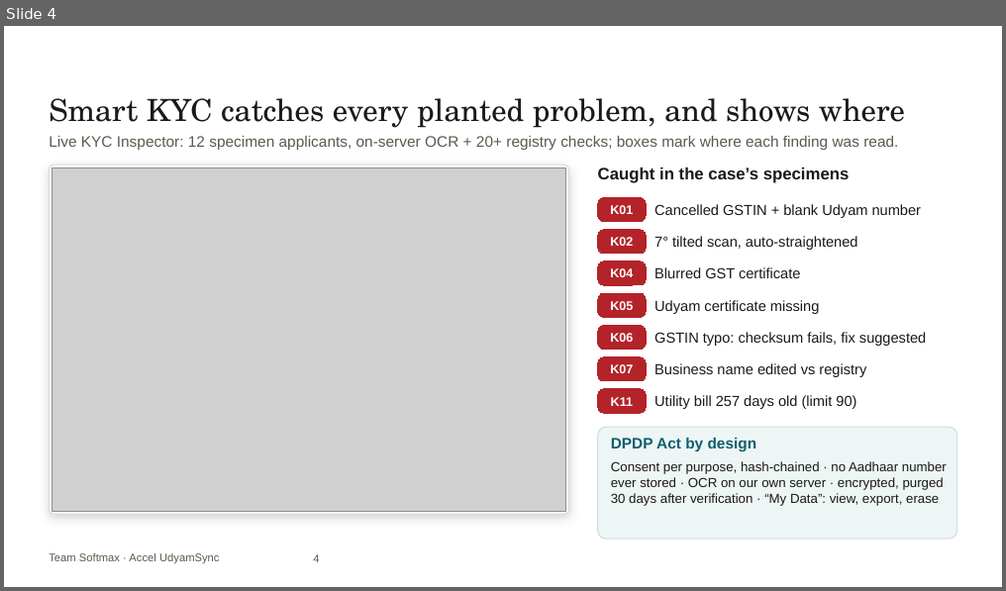
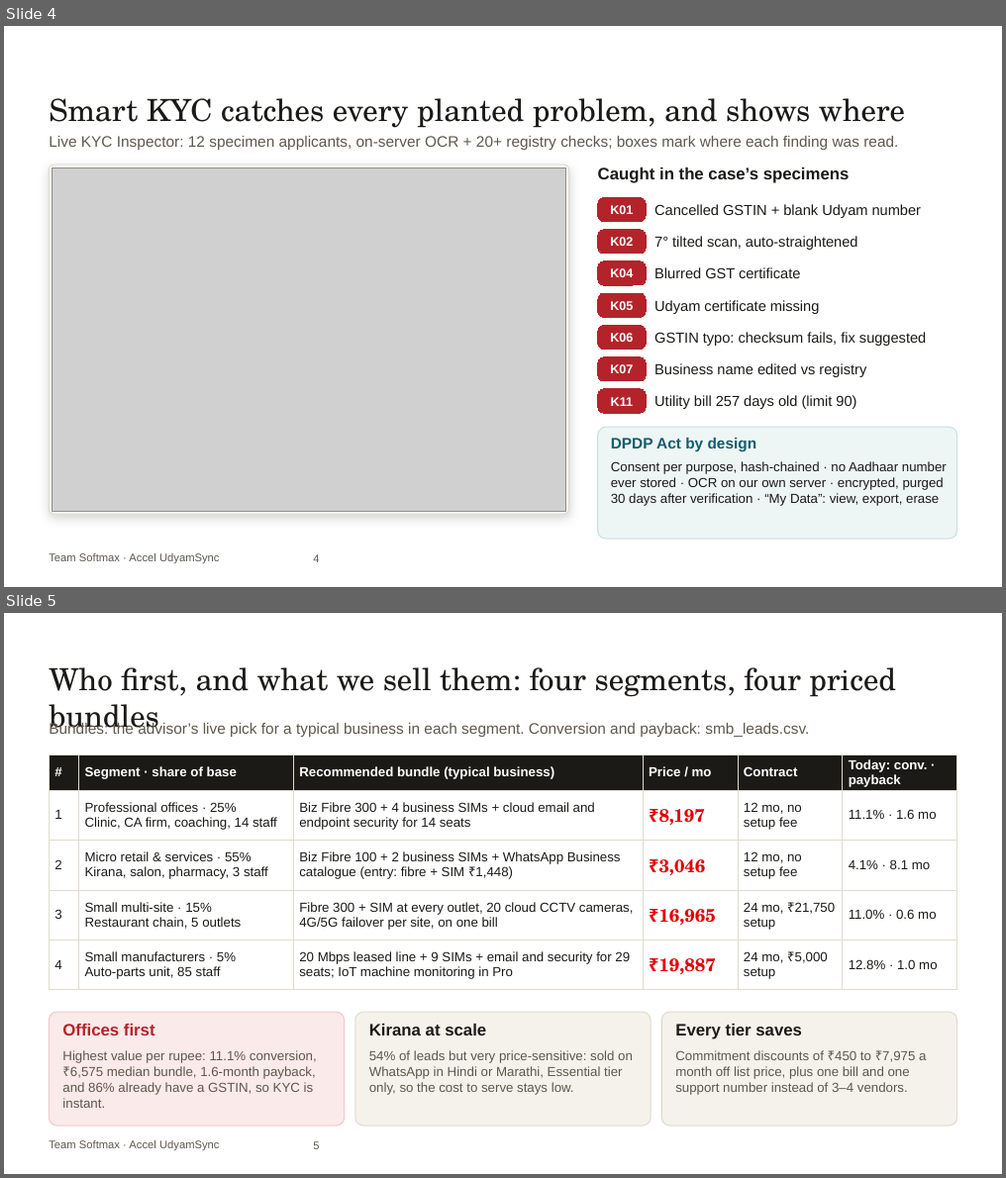
Before and after one commit to ac265640/UdyamSync, a slide deck: submission/UdyamSync_Submission.pptx. Shown one above the other, each under a label of ours: slide 4 before the commit, slides 4 and 5 after it. The pictures are 1006x591 and 1006x1178 pixels, drawn with LibreOffice and Linux fonts; fonts in the diff are those of the drawing; grey boxes stand for pictures; background and template pictures are left out. Boxes give left, top, right and bottom in pixels: in the first picture for what was removed or moved away, otherwise in the second. Text is boxed around its words. In the diff, an @@ line names an element or a change of style, - is before the commit and + after.

```diff
--- a/submission/UdyamSync_Submission.pptx
+++ b/submission/UdyamSync_Submission.pptx
@@ slide 5 added at [4, 613, 1002, 1174], background picture (left out); not listed: 1 template element that a slide beside it also shows @@
@@ text added at [49, 667, 896, 734], 22 pt, text #1B1A17 @@
+Who first, and what we sell them: four segments, four priced bundles
@@ text added at [49, 721, 809, 737], 11 pt, text #5F584C @@
+Bundles: the advisor’s live pick for a typical business in each segment. Conversion and payback: smb_leads.csv.
@@ table added at [49, 755, 957, 983], 5 rows, 6 columns @@
+# | Segment · share of base | Recommended bundle (typical business) | Price / mo | Contract | Today: conv. · payback
+1 | Professional offices · 25% / Clinic, CA firm, coaching, 14 staff | Biz Fibre 300 + 4 business SIMs + cloud email and endpoint security for 14 seats | ₹8,197 | 12 mo, no setup fee | 11.1% · 1.6 mo
+2 | Micro retail & services · 55% / Kirana, salon, pharmacy, 3 staff | Biz Fibre 100 + 2 business SIMs + WhatsApp Business catalogue (entry: fibre + SIM ₹1,448) | ₹3,046 | 12 mo, no setup fee | 4.1% · 8.1 mo
+3 | Small multi-site · 15% / Restaurant chain, 5 outlets | Fibre 300 + SIM at every outlet, 20 cloud CCTV cameras, 4G/5G failover per site, on one bill | ₹16,965 | 24 mo, ₹21,750 setup | 11.0% · 0.6 mo
+4 | Small manufacturers · 5% / Auto-parts unit, 85 staff | 20 Mbps leased line + 9 SIMs + email and security for 29 seats; IoT machine monitoring in Pro | ₹19,887 | 24 mo, ₹5,000 setup | 12.8% · 1.0 mo
@@ rounded rectangle added at [49, 1012, 345, 1126], fill #FBEAEA, outline #F0C9C9 0.75 pt @@
@@ text added at [62, 1024, 155, 1036], 12 pt, text #B4232A, bold @@
+Offices first
@@ rounded rectangle added at [355, 1012, 650, 1126], fill #F5F2EC, outline #E2DBCD 0.75 pt @@
@@ text added at [369, 1024, 486, 1036], 12 pt, text #1B1A17, bold @@
+Kirana at scale
@@ rounded rectangle added at [661, 1012, 957, 1126], fill #F5F2EC, outline #E2DBCD 0.75 pt @@
@@ text added at [675, 1024, 802, 1040], 12 pt, text #1B1A17, bold @@
+Every tier saves
@@ text added at [62, 1051, 317, 1108], 9.5 pt, text #5F584C @@
+Highest value per rupee: 11.1% conversion, ₹6,575 median bundle, 1.6-month payback, and 86% already have a GSTIN, so KYC is instant.
@@ text added at [369, 1051, 633, 1095], 9.5 pt, text #5F584C @@
+54% of leads but very price-sensitive: sold on WhatsApp in Hindi or Marathi, Essential tier only, so the cost to serve stays low.
@@ text added at [675, 1051, 926, 1095], 9.5 pt, text #5F584C @@
+Commitment discounts of ₹450 to ₹7,975 a month off list price, plus one bill and one support number instead of 3–4 vendors.
@@ page number added at [313, 1142, 319, 1150], 8 pt, text #5F584C @@
+5
```
Also in this commit, not shown: 4 slides changed, 3 other slides added, 1 slide removed, 3 other files.
